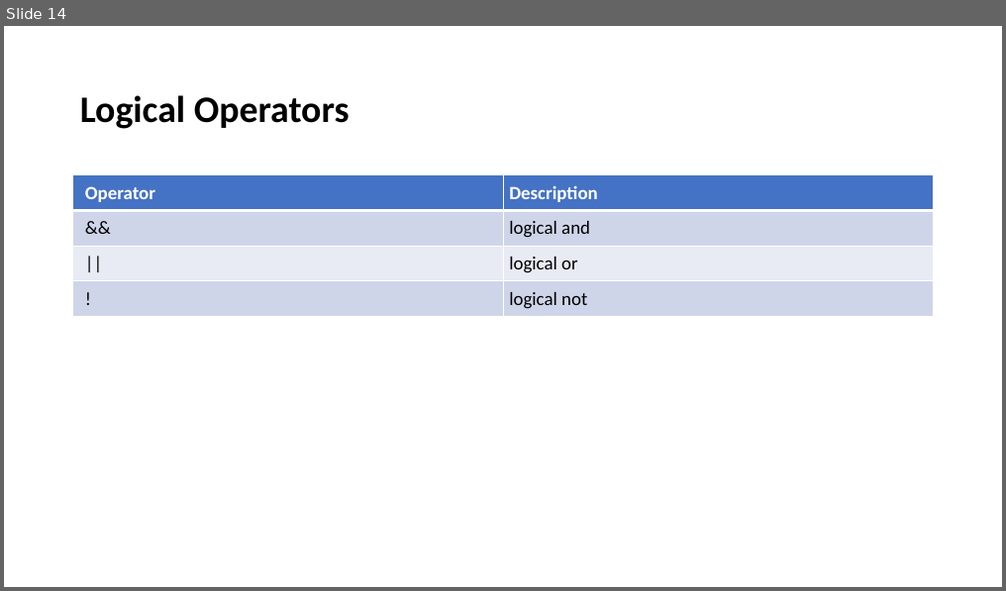
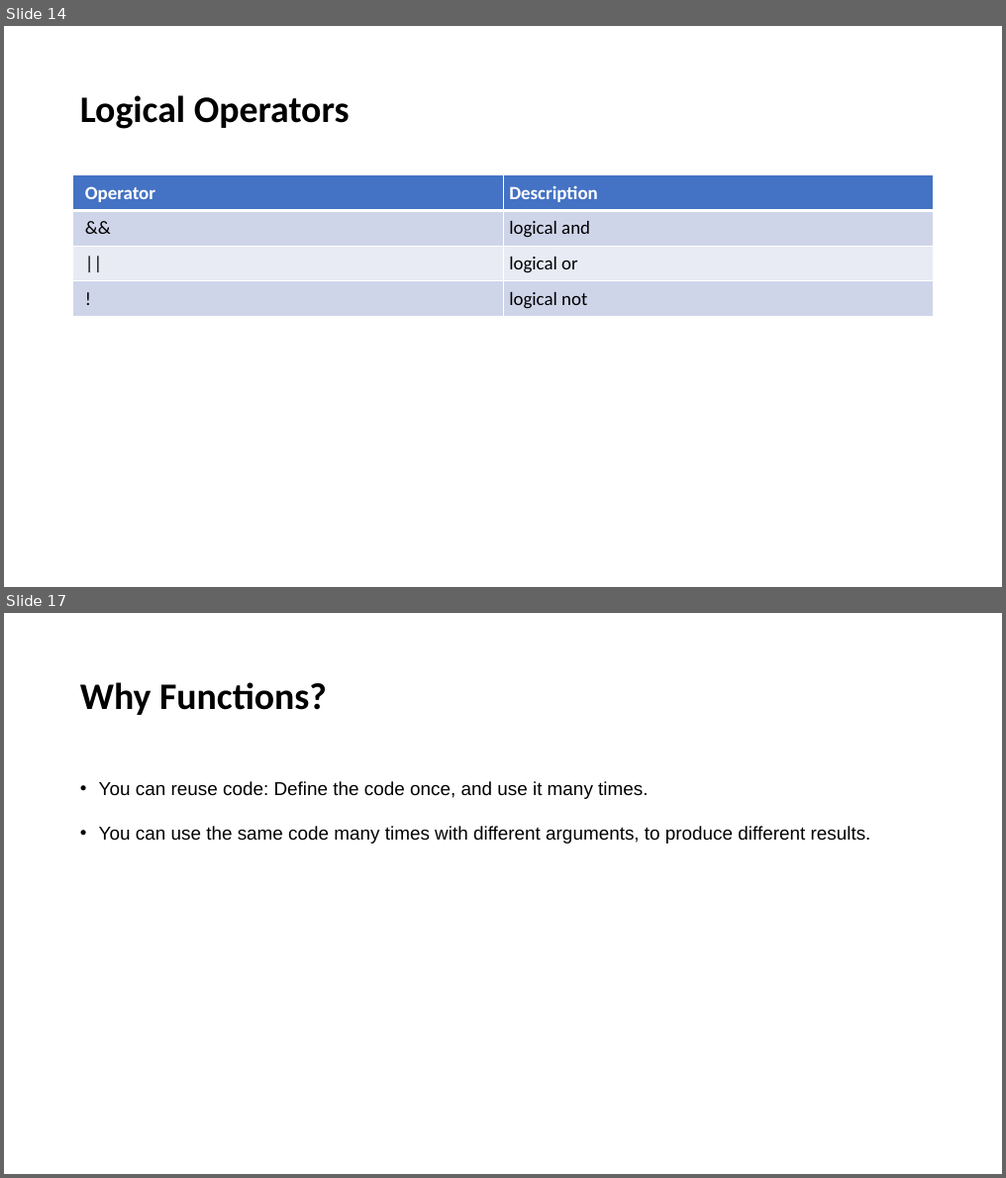
Before and after one commit to yellhtetaung/mmsitbwd4, a slide deck: JavaScript.pptx. Shown one above the other, each under a label of ours: slide 14 before the commit, slides 14 and 17 after it; the slides between them are not shown. The pictures are 1006x591 and 1006x1178 pixels, drawn with LibreOffice and Linux fonts; fonts in the diff are those of the drawing. Boxes give left, top, right and bottom in pixels: in the first picture for what was removed or moved away, otherwise in the second. Text is boxed around its words. In the diff, an @@ line names an element or a change of style, - is before the commit and + after.

```diff
--- a/JavaScript.pptx
+++ b/JavaScript.pptx
@@ slide 17 added at box(4, 613, 1002, 1174), background #FFFFFF @@
@@ title added at box(80, 682, 327, 715), 36 pt, text #000000, bold @@
+Why Functions?
@@ text added at box(99, 781, 871, 844), 18 pt, text #000000 @@
+• You can reuse code: Define the code once, and use it many times.
+• You can use the same code many times with different arguments, to produce different results.
```
Also in this commit, not shown: 10 other slides added, 7 other files.
